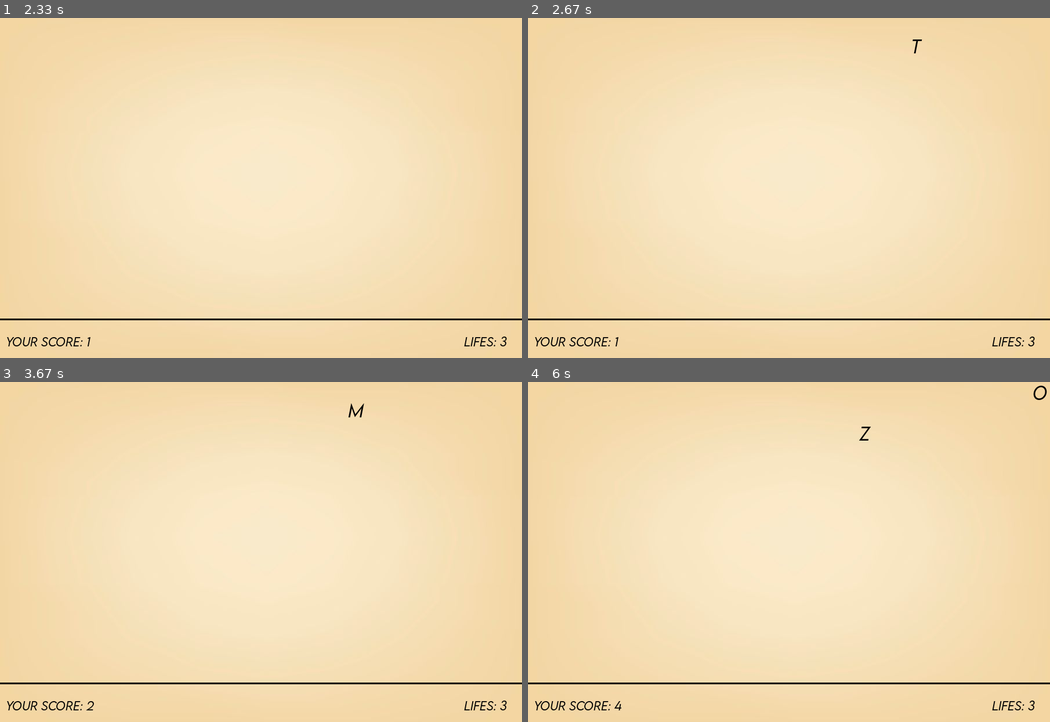
Above: before the commit, frames 1-4 (two rows, left to right).
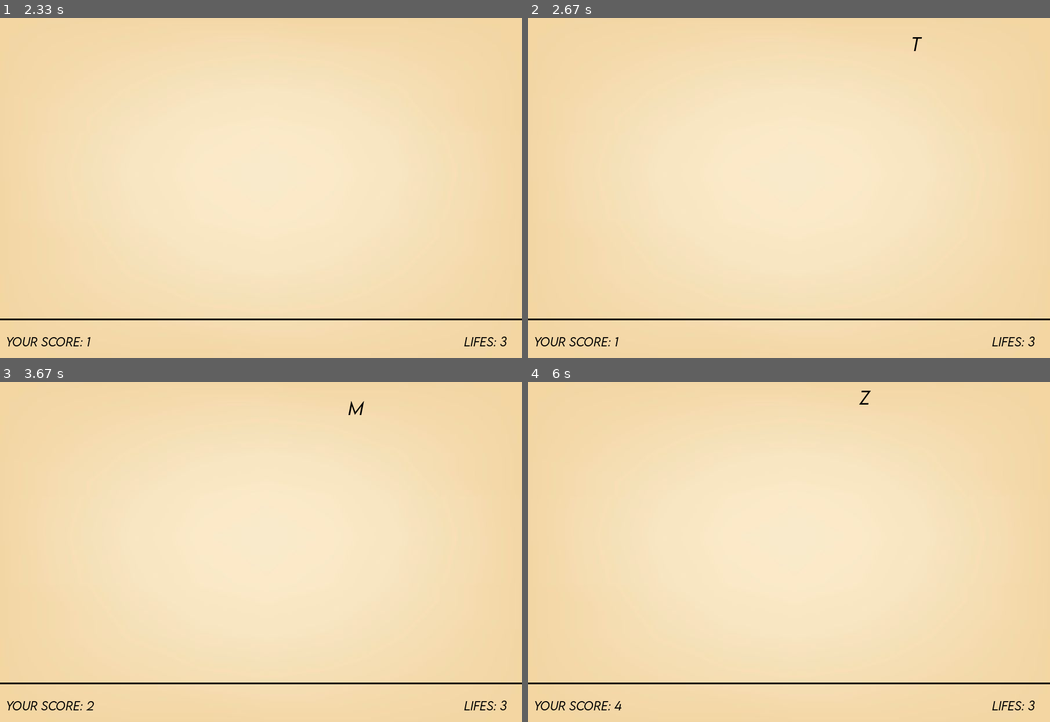
Above: after the commit, the same moments.

Repository: KozBi/Pygame_Letter
Game: pygame game, started from Press a Letter/main.py
Same seed, same stepped clock (60 frames per second), same inputs: the game is played once before the commit and once after it.
Inputs (mouse positions are in pixels of both pictures, inside the frame that each line leads up to):
- Up to frame 1 (2.33 s): press the mouse at (261, 188) at 0.37 s; move the mouse to (182, 160) at 0.47 s; release the mouse at (99, 137) at 0.6 s; tap Enter at 0.67 s; tap T at 1.5 s
- Up to frame 2 (2.67 s): no input
- Up to frame 3 (3.67 s): hold T 2.83-3.3 s
- Up to frame 4 (6 s): hold M 3.83-4.3 s; hold K 4.83-5.3 s

Frame 1 is identical in both runs. In frame 2, less than 0.1% of the frame differs, in the area x 73-76%, y 5-11%; in frame 3, less than 0.1%; in frame 4, 0.1%, in the area x 63-100%, y 1-18%.

Commit message:
Add files via upload
V1.2 Code structure corrected

Diff:
--- a/Press a Letter/main.py
+++ b/Press a Letter/main.py
@@ -27,6 +27,9 @@
             self._surface = self.font.render(self._random_letter, True,"RED")
 
 class Button:
+
+
+
     def __init__(self, text, pos, font, padding=(20, 10),
                  text_color=(255,255,255), color=("#1E2234"),
                  hover_color=("#5A669C"), border_color=(255,255,255),
@@ -75,147 +78,170 @@
             else:
                 if self.clicked:
                     return False  # reset click after release
-def genere_letter():
-        if len(letters_group)<=max_let_on_screen:
-            pos_x=random.choice(columns)
-            column_occupied=False
-            if len(letters_group)>0:
-                for L in letters_group:
-                    if L.rect.x == pos_x:
-                        column_occupied=True
-                        break
-                if not column_occupied:
-                    letters_group.add(Letter(pos_x))
-            else:
-                letters_group.add(Letter(pos_x))
-
-def init_game():
-    global score, start_time, lifes
-    score=0
-    start_time=(pygame.time.get_ticks())
-    lifes=3
-    letters_group.empty()
-
-pygame.init()
-main_screen = pygame.display.set_mode((900,600))
-screen_rect = main_screen.get_rect()
-main_screen_centrum = screen_rect.center
-pygame.display.set_caption("Press a Letter:")
-clock =pygame.time.Clock()
-
-Font1 = pygame.font.Font("fonts/LEMONMILK-LightItalic.otf", 20)
-#convert jpg for python to run faster (alpha fill backgrand of the image or smth.)
-grph_background = pygame.image.load("graphics/Background.jpg").convert_alpha()
-
-#split screen for collumns -> 30 columns 900/30
-columns= [clmn * 30 for clmn in range(30)] #column * 30  column=(0...29) -> 0, 30 ,60, 90
-#Group of letters in special pygame containter class Group
-letters_group= pygame.sprite.Group()
-
-start_time = 0
-
-btn_start_button = Button("Start Game", pos=main_screen_centrum , font=Font1)
-btn_try_again = Button("Try again", pos=(main_screen_centrum[0]-100,main_screen_centrum[1]), font=Font1)
-btn_end = Button("Close Game", pos=(main_screen_centrum[0]+100,main_screen_centrum[1]) , font=Font1)
-max_let_on_screen=50
-letter_timer = pygame.USEREVENT + 1
-last_difficult = 0
-
-game_start=True
-game_aktive, game_end=False,False
-while True:
-
-    #Basic stuff
-    pressed_key_letter = None
-    current_time = int(pygame.time.get_ticks() / 1000) - start_time
-    for event in pygame.event.get(): #it can be called only once
-        if event.type == pygame.QUIT:
-            pygame.quit()
-            exit()
-        if game_aktive: #only in game_aktiv mode
-            if event.type == letter_timer:genere_letter() #generate Letter
-        if event.type == pygame.KEYDOWN:
-            pressed_key_letter = pygame.key.name(event.key)
-
-
-    #Game Star screen
-    if game_start:
-        main_screen.blit(grph_background,(0,0))
-        btn_start_button.draw(main_screen)
-        if btn_start_button.is_clicked():
-            game_aktive=True
-            start_time= pygame.time.get_ticks()
-            init_game()
-
-
-    if game_aktive:
-
-        current_time = (pygame.time.get_ticks()) - start_time
-        main_screen.blit(grph_background,(0,0))
+
+class Game:
+    def __init__(self,width=900,height=600):
+
+        pygame.init()
+        pygame.display.set_caption("Press a Letter:")
+
+        self.width=width
+        self.height=height
+
+        #config
+        self.max_let_on_screen=50
+        self.columns= [clmn * 30 for clmn in range(30)] #column * 30  column=(0...29) -> 0, 30 ,60, 90 #split screen for collumns -> 30 columns 900/30
+        self.FPS = 60
+
+        self.clock =pygame.time.Clock()
+
+        #init value
+        self.score = 0
+        self.lifes= 3
+        self._start_time = 0
+        self.last_difficult = 0
+        self._game_mode='START' # can be also # 'PLAY' and 'END'
+        self.difficult =1
+
+        self._start_time=(pygame.time.get_ticks())
+        self._letters_group= pygame.sprite.Group() #Group of letters in special pygame containter class Group
+
+        #main screen
+        self.main_screen = pygame.display.set_mode((self.width,self.height))
+        self.grph_background = pygame.image.load("graphics/Background.jpg").convert_alpha() #convert jpg for python to run faster (alpha fill backgrand of the image or smth.)
+        self.screen_rect = self.main_screen.get_rect()
+        self.main_screen_centrum = self.screen_rect.center
+
+
+        #used Fonts
+        self.Font1 = pygame.font.Font("fonts/LEMONMILK-LightItalic.otf", 20)
+
+        # define buttons
+        self.buttons = {"start" : Button("Start Game", pos=self.main_screen_centrum , font=self.Font1),
+                  "again" : Button("Try again", pos=(self.main_screen_centrum[0]-100,self.main_screen_centrum[1]), font=self.Font1),
+                  "close" : Button("Close Game", pos=(self.main_screen_centrum[0]+100,self.main_screen_centrum[1]) , font=self.Font1)}
+
+        #timers
+        self.letter_timer = pygame.USEREVENT + 1
+
+    def _genere_letter(self):
+            if len(self._letters_group)<=self.max_let_on_screen:
+                pos_x=random.choice(self.columns)
+                column_occupied=False
+                if len(self._letters_group)>0:
+                    for L in self._letters_group:
+                        if L.rect.x == pos_x:
+                            column_occupied=True
+                            break
+                    if not column_occupied:
+                        self._letters_group.add(Letter(pos_x))
+                else:
+                    self._letters_group.add(Letter(pos_x))
+
+    def _init_game(self):
+        self.score = 0
+        self.lifes= 3
+        self._start_time = 0
+        self._letters_group.empty()
+        self._game_mode='PLAY'
+
+    def _start_screen(self):
+        #Game Star screen
+        self.buttons['start'].draw(self.main_screen)
+        if self.buttons['start'].is_clicked():
+            self._game_mode='PLAY'
+            self.start_time= pygame.time.get_ticks()
+            self._init_game()
+
+    def _game_start(self):
+
+        current_time = (pygame.time.get_ticks()) - self.start_time
         if current_time < 5000:
-            difficult = 1
+            self.difficult = 1
         elif current_time < 10000:
-            difficult = 2
+            self.difficult = 2
         elif current_time < 20000:
-            difficult = 3
-        elif current_time < 30000:
-            difficult = 4
-        #print(difficult)
-
-        if difficult != last_difficult: #logik to triger this only once for performance reasons.
-            pygame.time.set_timer(letter_timer, int(1000 / difficult))
-            last_difficult = difficult
-
-        txt_score = Font1.render((f"Your score: {score}"), True,"black")
-        txt_lives = Font1.render((f"Lifes: {lifes}"), True,"black")
-
-
-        main_screen.blit(txt_score,(10,550))
-        main_screen.blit(txt_lives,(800,550))
-        pygame.draw.lines(main_screen, "black",True,[(0, 525),(900, 525)],3)
-
+            self.difficult = 3
+
+        if self.difficult != self.last_difficult: #logik to triger this only once for performance reasons.
+            pygame.time.set_timer(self.letter_timer, int(1000 / self.difficult))
+            self.last_difficult = self.difficult
+
+        txt_score = self.Font1.render((f"Your score: {self.score}"), True,"black")
+        txt_lives = self.Font1.render((f"Lifes: {self.lifes}"), True,"black")
+
+
+        self.main_screen.blit(txt_score,(10,550))
+        self.main_screen.blit(txt_lives,(800,550))
+        pygame.draw.lines(self.main_screen, "black",True,[(0, 525),(900, 525)],3)
 
         keys = pygame.key.get_pressed()
-
-
-        if letters_group :
-            for char in letters_group:
-                char.draw(main_screen)
+        if self._letters_group :
+            for char in self._letters_group:
+                char.draw(self.main_screen)
                 char.update_and_move(2)
-                if keys[pygame.key.key_code(F'{char._random_letter}')] and pressed_key_letter:
+                if keys[pygame.key.key_code(F'{char._random_letter}')] and self.pressed_key_letter:
                     char.kill()
-                    score+=1
+                    self.score+=1
                     break
                 elif char.rect.y > 530:
-                     char.kill()
-                     lifes-=1
-
-
-
+                        char.kill()
+                        self.lifes-=1
         #lose condition
-        if lifes <=0:
-            game_end=True
-            game_aktive=False
-
-    if game_end:
-        main_screen.blit(grph_background,(0,0))
-        txt_score1 = Font1.render(("Your games has ended"), True,"black")
-        txt_score2 = Font1.render((f"Your score: {score}"), True,"black")
-        main_screen.blit(txt_score1,(300,200))
-        main_screen.blit(txt_score2,(300,240))
-        btn_try_again.draw(main_screen)
-        btn_end.draw(main_screen)
-
-        if btn_end.is_clicked():
+        if self.lifes <=0:
+            self._game_mode='END'
+
+    def _game_end(self):
+        self.main_screen.blit(self.grph_background,(0,0))
+        txt_score1 = self.Font1.render(("Your games has ended"), True,"black")
+        txt_score2 = self.Font1.render((f"Your score: {self.score}"), True,"black")
+        self.main_screen.blit(txt_score1,(300,200))
+        self.main_screen.blit(txt_score2,(300,240))
+        self.buttons['again'].draw(self.main_screen)
+        self.buttons['close'].draw(self.main_screen)
+        if self.buttons['close'].is_clicked():
             pygame.quit()
             exit()
             pass
-        if btn_try_again.is_clicked():
-            init_game()
-            game_end=False
-            game_aktive=True
-
-
-    pygame.display.update()
-# with this line a code my game is running with 60fps
-    clock.tick(60)
+        if self.buttons['again'].is_clicked():
+            self._init_game()
+           # self._game_mode='PLAY'
+
+
+
+    def _handle_events(self):
+        #Serach for event
+        self.pressed_key_letter = None
+        for event in pygame.event.get(): #it can be called only once
+            if event.type == pygame.QUIT:
+                pygame.quit()
+                exit()
+            if self._game_mode =='PLAY': #only in game_aktiv mode
+                if event.type == self.letter_timer:self._genere_letter() #generate Letter
+            if event.type == pygame.KEYDOWN:
+                self.pressed_key_letter = pygame.key.name(event.key)
+
+    def _draw(self):
+
+        #basic stuff
+        self.main_screen.blit(self.grph_background,(0,0))
+
+        match self._game_mode:
+           case 'START': self._start_screen()
+           case 'PLAY': self._game_start()
+           case 'END': self._game_end()
+
+
+    def run(self):
+
+        while True:
+            self._handle_events()
+            self._draw()
+            self.clock.tick(self.FPS)
+            pygame.display.update()
+
+pygame.init()
+pygame.display.set_caption("Press a Letter:")
+
+game=Game()
+game.run()
